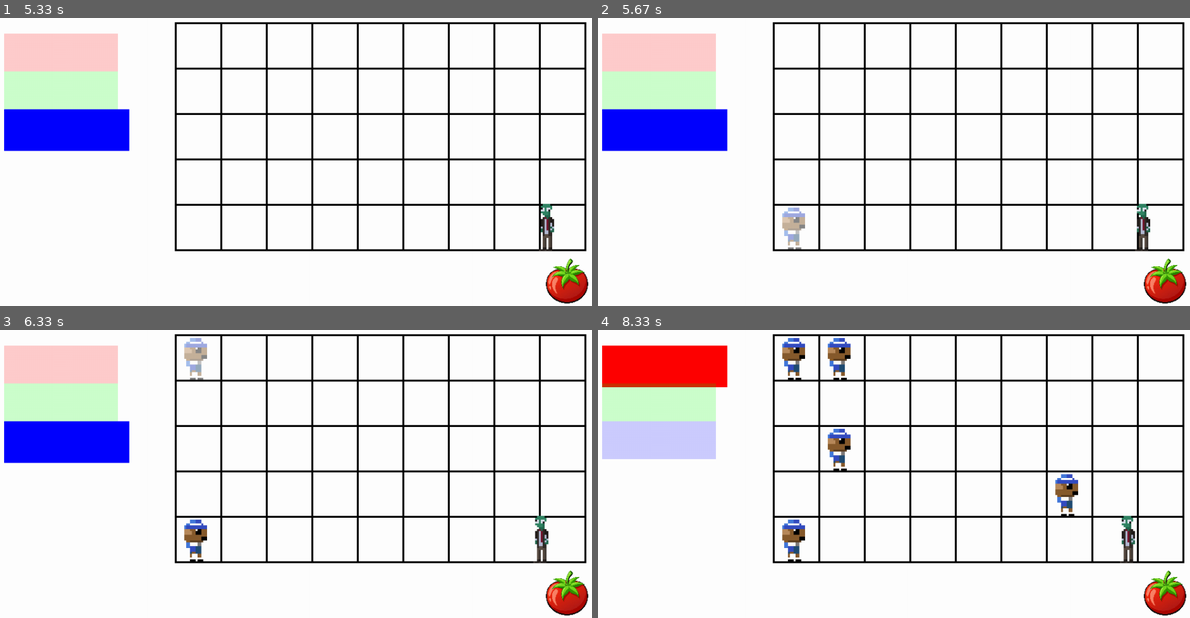
Above: before the commit, frames 1-4 (two rows, left to right).
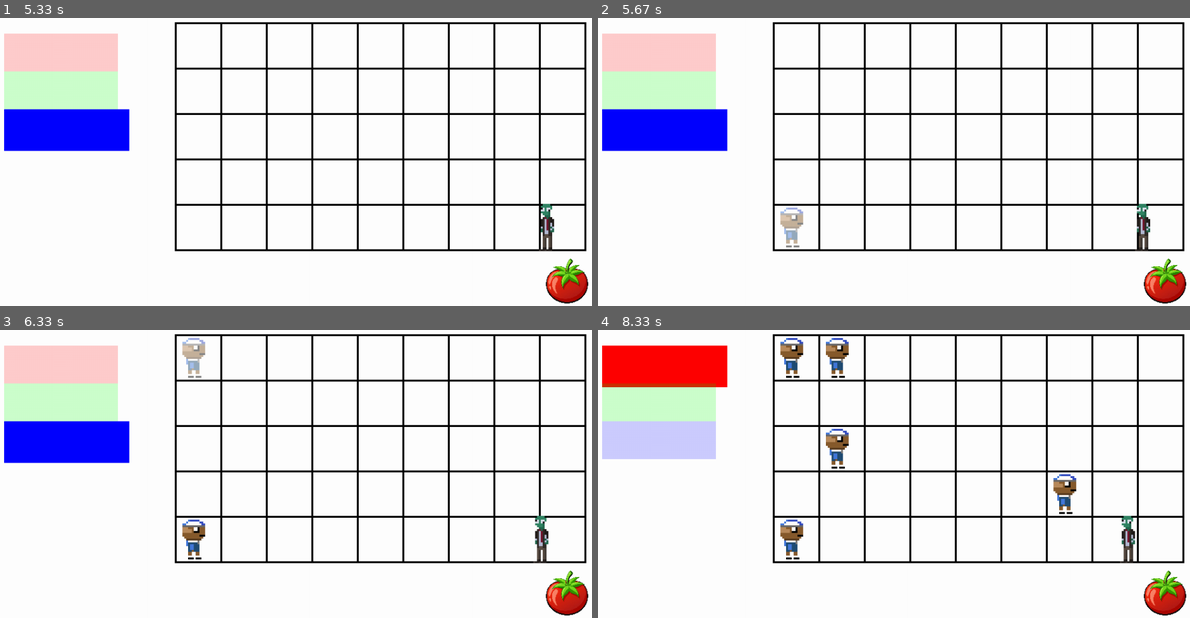
Above: after the commit, the same moments.

Repository: vocaz/pygametowerdefense
Game: pygame game, started from main.py
The game is run twice, just before and just after one commit, with the same random seed, the same clock (stepped at 60 frames per second) and the same inputs.
Inputs (mouse positions are in pixels of both pictures, inside the frame that each line leads up to):
- Up to frame 1 (5.33 s): click (290, 136) at 0.38 s; tap 1 at 0.67 s; click (100, 84) at 1.05 s; click (59, 90) at 1.38 s; click (301, 20) at 1.72 s; click (260, 222) at 2.05 s; click (266, 78) at 2.38 s; click (201, 66) at 2.72 s; click (59, 58) at 3.05 s; click (94, 92) at 3.88 s; click (112, 69) at 4.22 s; click (112, 115) at 5.05 s
- Up to frame 2 (5.67 s): click (793, 234) at 5.38 s
- Up to frame 3 (6.33 s): click (106, 574) at 5.72 s; click (195, 335) at 6.05 s
- Up to frame 4 (8.33 s): click (828, 433) at 6.38 s; click (740, 358) at 6.72 s; click (1059, 474) at 7.05 s; click (846, 344) at 7.38 s; click (775, 531) at 7.72 s; click (686, 376) at 8.05 s

Frame 1 is identical in both runs. In frame 2, 0.3% of the frame differs, in the area x 30-35%, y 65-81%; in frame 3, 0.6%; in frame 4, 1.7%, in the area x 30-82%, y 2-81%.

Commit message:
fixed sizing of tower sprite

Diff:
--- a/main.py
+++ b/main.py
@@ -4,7 +4,11 @@
 from monsters import *
 from assets import *
 from towers import *
+
+#testing variables
 dospawn = 1
+
+#spawn system
 monster_timer = 1
 lastspawnedlane = 0
 monsters = []
@@ -42,9 +46,13 @@
         [0,0,0,0,0,0,0,0,0],
         [0,0,0,0,0,0,0,0,0]]
 position = (0,0)
+
+#mouse for mask collision setup
 cursor = pygame.Surface((5,5))
 cursor.fill((255,255,255))
 cursor_mask = pygame.mask.from_surface(cursor)
+
+
 def kill_tower(towervar):
     target_cords = [towervar.cords["x"], towervar.cords["y"]]
     global grid
@@ -188,9 +196,8 @@
                     kill_tower(tile)
                 else:
                     tile_surf = tile.img
-                    tile_surf = pygame.transform.scale_by(tile_surf,(1.5))
                     sprite_rect = tile_surf.get_rect(center = tile_rect.center)
-                    sprite_rect.move_ip(0,-10)
+                    sprite_rect.move_ip(0,-11)
                     if hovered == True:
                         tile_surf.set_alpha(120)
                     else:
Binary file changed: data/images/towers/tambourine.png
Not shown, changed: data/images/towers/tambourine.aseprite
